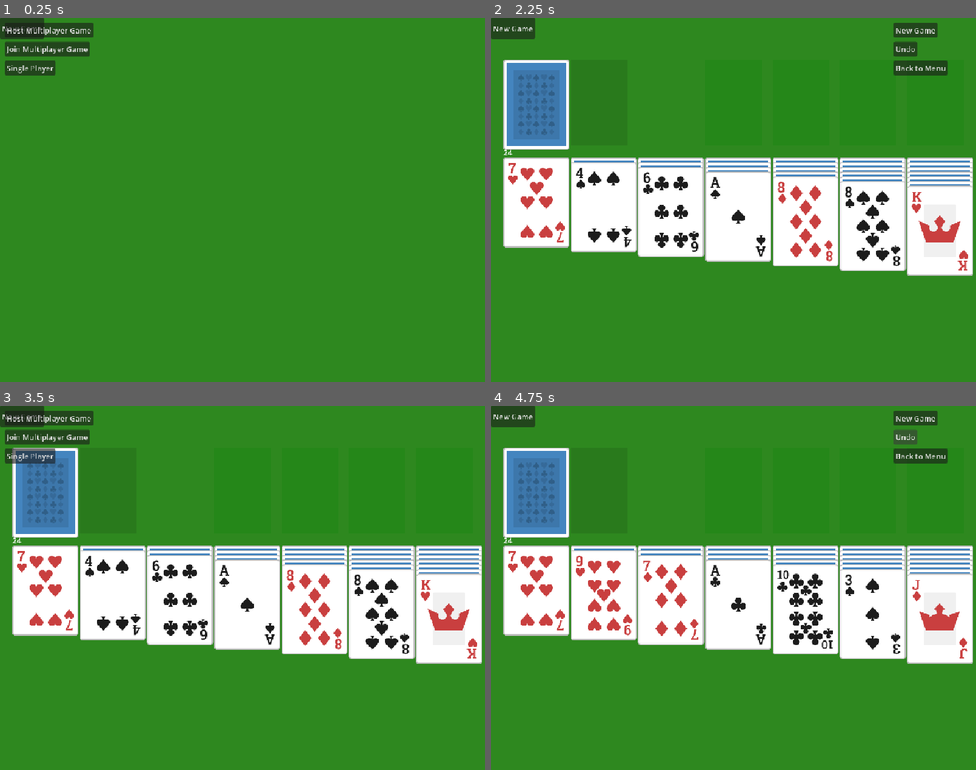
Above: before the commit, frames 1-4 (two rows, left to right).
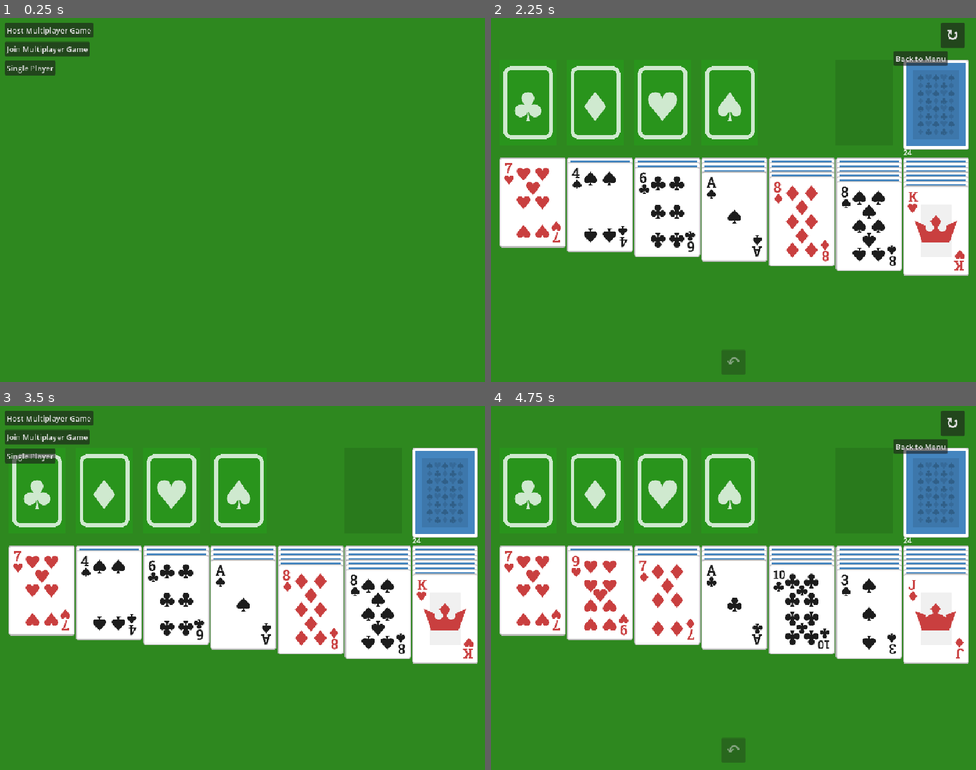
Above: after the commit, the same moments.

Repository: nmaison88/solitaireSlasher
Game: Godot game, scene res://scenes/Main.tscn
The game is run twice, just before and just after one commit, with the same random seed, the same clock (stepped at 60 frames per second) and the same inputs.
Inputs (mouse positions are in pixels of both pictures, inside the frame that each line leads up to):
- Up to frame 1 (0.25 s): no input
- Up to frame 2 (2.25 s): click (515, 28) at 0.5 s, where only the run before the commit has a clickable "New Game"; click (515, 28) at 1.25 s, where only the run before the commit has a clickable "New Game"; click "Single Player" at 2 s
- Up to frame 3 (3.5 s): click "Back to Menu" at 2.75 s
- Up to frame 4 (4.75 s): click "Single Player" at 3.5 s; click (903, 438) at 4.25 s, where only the run before the commit has a clickable "Undo"

The runs differ from the first frame. In frame 1, 0.5% of the frame differs, in the area x 0-10%, y 0-6%; in frame 2, 19%; in frame 3, 18%; in frame 4, 19%, in the area x 0-100%, y 0-98%.

Commit message:
working well with sounds too

Diff:
--- a/solitaireslasher/project.godot
+++ b/solitaireslasher/project.godot
@@ -19,6 +19,7 @@
 
 NetworkManager="*res://scripts/NetworkManager.gd"
 MultiplayerGameManager="*res://scripts/MultiplayerGameManager.gd"
+SoundManager="*res://scripts/SoundManager.gd"
 
 [display]
 
--- a/solitaireslasher/scenes/Main.tscn
+++ b/solitaireslasher/scenes/Main.tscn
@@ -12,17 +12,6 @@
 grow_horizontal = 2
 grow_vertical = 2
 script = ExtResource("1")
-
-[node name="TopBar" type="HBoxContainer" parent="."]
-layout_mode = 1
-anchors_preset = 10
-anchor_right = 1.0
-offset_bottom = 44.0
-grow_horizontal = 2
-
-[node name="NewGameButton" type="Button" parent="TopBar"]
-layout_mode = 2
-text = "New Game"
 
 [node name="StatusLabel" type="Label" parent="."]
 layout_mode = 1
@@ -45,5 +34,3 @@
 
 [node name="Game" type="Node" parent="."]
 script = ExtResource("3")
-
-[connection signal="pressed" from="TopBar/NewGameButton" to="." method="_on_new_game_pressed"]
--- a/solitaireslasher/scripts/Board.gd
+++ b/solitaireslasher/scripts/Board.gd
@@ -4,7 +4,7 @@
 const CARD_SIZE = Vector2(120, 180)  # Increased size for better readability
 const PILE_GAP_X = 22.0
 const TABLEAU_GAP_Y = 28.0
-const WASTE_FAN_X = 18.0
+const WASTE_FAN_X = 35.0  # Increased to show card corners and suit/rank
 
 signal stock_clicked
 
@@ -95,9 +95,10 @@
 	_drop_zones.clear()
 
 	var margin_x = 18.0
+	var margin_right = 80.0  # Extra padding on the right side to accommodate waste card fanning
 	var top_y = 16.0
 	var bottom_margin = 18.0
-	var available_w = maxf(0.0, size.x - margin_x * 2.0)
+	var available_w = maxf(0.0, size.x - margin_x - margin_right)
 	var available_h = maxf(0.0, size.y - top_y - bottom_margin)
 
 	var piles_row_y = top_y
@@ -108,24 +109,30 @@
 	var total_tableau_w = (CARD_SIZE.x * 7.0) + (col_gap * 6.0)
 	var left_x = margin_x + maxf(0.0, (available_w - total_tableau_w) * 0.5)
 
-	var stock_pos = Vector2(left_x, piles_row_y)
-	var waste_pos = Vector2(left_x + CARD_SIZE.x + col_gap, piles_row_y)
-	var foundation_start_x = left_x + (CARD_SIZE.x + col_gap) * 3.0
+	# Foundations on the left (4 piles)
+	var foundation_start_x = left_x
+	# Waste and stock on the right - swapped so waste is single card on left, stock fans on right
+	var waste_pos = Vector2(left_x + (CARD_SIZE.x + col_gap) * 5.0, piles_row_y)
+	var stock_pos = Vector2(left_x + (CARD_SIZE.x + col_gap) * 6.0, piles_row_y)
 
 	# Update stock count label position
 	if is_instance_valid(_stock_count_label):
 		_stock_count_label.position = stock_pos + Vector2(0, CARD_SIZE.y + 4.0)
 		_stock_count_label.text = str(game.stock.size())
 
+	# Draw foundation slots first (left side) - darker for visibility
+	for i in range(4):
+		_draw_foundation_slot(Vector2(foundation_start_x + i * (CARD_SIZE.x + col_gap), piles_row_y), i)
+	# Draw waste and stock slots (right side)
+	_draw_slot(waste_pos)
 	_draw_slot(stock_pos)
-	_draw_slot(waste_pos)
-	for i in range(4):
-		_draw_slot(Vector2(foundation_start_x + i * (CARD_SIZE.x + col_gap), piles_row_y))
-
-	_draw_stock(stock_pos)
-	_draw_waste(waste_pos)
+
+	# Draw foundations (left side)
 	for i in range(4):
 		_draw_foundation(game.foundations[i], Vector2(foundation_start_x + i * (CARD_SIZE.x + col_gap), piles_row_y), i)
+	# Draw waste and stock (right side) - waste first (left), then stock (right)
+	_draw_waste(waste_pos)
+	_draw_stock(stock_pos)
 
 	for col in range(7):
 		var x = left_x + col * (CARD_SIZE.x + col_gap)
@@ -140,6 +147,32 @@
 	bg.position = pos
 	bg.size = CARD_SIZE
 	add_child(bg)
+
+func _draw_foundation_slot(pos: Vector2, suit_index: int) -> void:
+	# Use suite logo placeholder images from card-framework reference
+	# suit_index: 0=Clubs, 1=Diamonds, 2=Hearts, 3=Spades
+	var suit_names = ["club", "diamond", "heart", "spade"]
+	var placeholder_path = "res://addons/card-framework/freecell/assets/images/spots/foundation_%s_spot.png" % suit_names[suit_index]
+
+	# Create a TextureRect to display the placeholder image
+	var placeholder = TextureRect.new()
+	placeholder.position = pos
+	placeholder.custom_minimum_size = CARD_SIZE
+	placeholder.expand_mode = TextureRect.EXPAND_IGNORE_SIZE
+	placeholder.stretch_mode = TextureRect.STRETCH_KEEP_ASPECT_CENTERED
+
+	if ResourceLoader.exists(placeholder_path):
+		placeholder.texture = load(placeholder_path)
+	else:
+		# Fallback to dark background if placeholder not found
+		var bg = ColorRect.new()
+		bg.color = Color(0.0, 0.0, 0.0, 0.25)
+		bg.position = pos
+		bg.size = CARD_SIZE
+		add_child(bg)
+		return
+
+	add_child(placeholder)
 
 func _draw_stock(pos: Vector2) -> void:
 	# Always create a clickable area for the stock pile, even when empty
--- a/solitaireslasher/scripts/Game.gd
+++ b/solitaireslasher/scripts/Game.gd
@@ -70,6 +70,10 @@
 		var c = stock.pop_back()
 		c.face_up = true
 		waste.append(c)
+
+	# Play card draw sound
+	if SoundManager:
+		SoundManager.play_card_draw()
 
 func _recycle_waste_to_stock() -> void:
 	if waste.is_empty():
@@ -174,6 +178,11 @@
 	_moves_count += 1
 	card_moved.emit(from_pile, "foundation", 1)
 	_check_completion()
+
+	# Play card place sound
+	if SoundManager:
+		SoundManager.play_card_place()
+
 	return true
 
 func move_tableau_to_tableau(from_index: int, to_index: int, card_count: int) -> bool:
@@ -206,6 +215,11 @@
 
 	_moves_count += 1
 	card_moved.emit("tableau", "tableau", card_count)
+
+	# Play card place sound
+	if SoundManager:
+		SoundManager.play_card_place()
+
 	return true
 
 func move_waste_to_tableau(tableau_index: int) -> bool:
@@ -222,6 +236,11 @@
 	tableau[tableau_index].append(waste.pop_back())
 	_moves_count += 1
 	card_moved.emit("waste", "tableau", 1)
+
+	# Play card place sound
+	if SoundManager:
+		SoundManager.play_card_place()
+
 	return true
 
 func _check_completion() -> void:
@@ -235,10 +254,16 @@
 	_is_completed = true
 	game_completed.emit()
 
+	# Play win sound
+	if SoundManager:
+		SoundManager.play_win()
+
+	print("Game completed! Moves: ", _moves_count, " Time: ", Time.get_ticks_msec() / 1000.0 - _start_time)
+
 func get_game_time() -> float:
 	if _start_time == 0.0:
 		return 0.0
-	return Time.get_time_dict_from_system().hour * 3600 + Time.get_time_dict_from_system().minute * 60 + Time.get_time_dict_from_system().second - _start_time
+	return Time.get_ticks_msec() / 1000.0 - _start_time
 
 func get_moves_count() -> int:
 	return _moves_count
--- a/solitaireslasher/scripts/Main.gd
+++ b/solitaireslasher/scripts/Main.gd
@@ -8,6 +8,7 @@
 var _lobby_ui: Control
 var _game_ui: Control
 var _multiplayer_lobby: Control
+var _undo_button: Button
 
 func _ready() -> void:
 	_status_label = get_node("StatusLabel") as Label
@@ -80,6 +81,9 @@
 		_hide_menu_buttons()
 		# Show new game button
 		_show_new_game_button()
+		# Connect to game signals to update undo button state
+		if not _game.card_moved.is_connected(_on_card_moved):
+			_game.card_moved.connect(_on_card_moved)
 	else:
 		print("Failed to get local game or game is invalid")
 
@@ -94,27 +98,37 @@
 		if child is Button and (child.name == "new_game" or child.name == "undo_button" or child.name == "menu_button"):
 			child.queue_free()
 
-	# New Game button
+	# New Game button (top right) - icon only
 	var new_game_button = Button.new()
 	new_game_button.name = "new_game"
-	new_game_button.text = "New Game"
-	new_game_button.position = Vector2(850, 10)
+	new_game_button.text = "↻"  # Unicode refresh symbol
+	new_game_button.position = Vector2(950, 10)
+	new_game_button.size = Vector2(50, 50)
+	new_game_button.add_theme_font_size_override("font_size", 32)
+	new_game_button.tooltip_text = "New Game"
 	new_game_button.pressed.connect(_on_new_game_pressed)
 	add_child(new_game_button)
 
-	# Undo button
+	# Undo button (bottom center) - icon only
 	var undo_button = Button.new()
 	undo_button.name = "undo_button"
-	undo_button.text = "Undo"
-	undo_button.position = Vector2(850, 50)
+	undo_button.text = "↶"  # Unicode undo/counterclockwise arrow
+	undo_button.position = Vector2(487, 700)  # Bottom center (1024/2 - 25)
+	undo_button.size = Vector2(50, 50)
+	undo_button.add_theme_font_size_override("font_size", 32)
+	undo_button.tooltip_text = "Undo Last Move"
 	undo_button.pressed.connect(_on_undo_pressed)
 	add_child(undo_button)
 
-	# Back to Menu button
+	# Store reference to undo button for state updates
+	_undo_button = undo_button
+	_update_undo_button_state()
+
+	# Back to Menu button (keep text for now, top right below new game)
 	var menu_button = Button.new()
 	menu_button.name = "menu_button"
 	menu_button.text = "Back to Menu"
-	menu_button.position = Vector2(850, 90)
+	menu_button.position = Vector2(850, 70)
 	menu_button.pressed.connect(_on_back_to_menu_pressed)
 	add_child(menu_button)
 
@@ -143,9 +157,21 @@
 	if _game and is_instance_valid(_game):
 		if _game.undo():
 			_board.render()
+			_update_undo_button_state()
 			print("Undo successful")
 		else:
 			print("Cannot undo - no moves to undo or already undone")
+
+func _update_undo_button_state() -> void:
+	if _undo_button and is_instance_valid(_undo_button):
+		if _game and is_instance_valid(_game):
+			_undo_button.disabled = not _game.can_undo()
+		else:
+			_undo_button.disabled = true
+
+func _on_card_moved(_from_pile: String, _to_pile: String, _card_count: int) -> void:
+	# Update undo button state after any card move
+	_update_undo_button_state()
 
 func _on_back_to_menu_pressed() -> void:
 	# Show menu buttons again
--- /dev/null
+++ b/solitaireslasher/scripts/SoundManager.gd
@@ -0,0 +1,84 @@
+extends Node
+
+# AudioStreamPlayer nodes for different sounds
+var card_place_player: AudioStreamPlayer
+var card_draw_player: AudioStreamPlayer
+var win_player: AudioStreamPlayer
+
+func _ready() -> void:
+	_setup_audio_players()
+	_load_sound_files()
+
+func _setup_audio_players() -> void:
+	# Card place sound
+	card_place_player = AudioStreamPlayer.new()
+	card_place_player.name = "CardPlacePlayer"
+	add_child(card_place_player)
+
+	# Card draw sound
+	card_draw_player = AudioStreamPlayer.new()
+	card_draw_player.name = "CardDrawPlayer"
+	add_child(card_draw_player)
+
+	# Win sound
+	win_player = AudioStreamPlayer.new()
+	win_player.name = "WinPlayer"
+	add_child(win_player)
+
+func _load_sound_files() -> void:
+	# Try to load sound files from the sounds directory
+	var sound_paths = {
+		"card_place": ["res://sounds/card_place.wav", "res://sounds/card_place.ogg"],
+		"card_draw": ["res://sounds/card_draw.wav", "res://sounds/card_draw.ogg"],
+		"win": ["res://sounds/win.wav", "res://sounds/win.ogg"]
+	}
+
+	# Load card place sound
+	for path in sound_paths["card_place"]:
+		if ResourceLoader.exists(path):
+			card_place_player.stream = load(path)
+			print("Loaded card place sound: ", path)
+			break
+
+	# Load card draw sound
+	for path in sound_paths["card_draw"]:
+		if ResourceLoader.exists(path):
+			card_draw_player.stream = load(path)
+			print("Loaded card draw sound: ", path)
+			break
+
+	# Load win sound
+	for path in sound_paths["win"]:
+		if ResourceLoader.exists(path):
+			win_player.stream = load(path)
+			print("Loaded win sound: ", path)
+			break
+
+func play_card_place() -> void:
+	if card_place_player and card_place_player.stream:
+		card_place_player.play()
+
+func play_card_draw() -> void:
+	if card_draw_player and card_draw_player.stream:
+		card_draw_player.play()
+
+func play_win() -> void:
+	if win_player and win_player.stream:
+		win_player.play()
+
+# Helper function to load sounds from files
+func load_sounds(card_place_path: String, card_draw_path: String, win_path: String) -> void:
+	if ResourceLoader.exists(card_place_path):
+		card_place_player.stream = load(card_place_path)
+
+	if ResourceLoader.exists(card_draw_path):
+		card_draw_player.stream = load(card_draw_path)
+
+	if ResourceLoader.exists(win_path):
+		win_player.stream = load(win_path)
+
+# Generate simple procedural sounds if no files are available
+func generate_simple_sounds() -> void:
+	# For now, we'll create placeholder AudioStreamGenerators
+	# In a real implementation, you'd use actual sound files
+	pass
Binary file added: solitaireslasher/addons/card-framework/freecell/assets/images/spots/foundation_club_spot.png
Not shown, added: solitaireslasher/addons/card-framework/freecell/assets/images/spots/foundation_club_spot.png.import
Binary file added: solitaireslasher/addons/card-framework/freecell/assets/images/spots/foundation_diamond_spot.png
Not shown, added: solitaireslasher/addons/card-framework/freecell/assets/images/spots/foundation_diamond_spot.png.import
Binary file added: solitaireslasher/addons/card-framework/freecell/assets/images/spots/foundation_heart_spot.png
Not shown, added: solitaireslasher/addons/card-framework/freecell/assets/images/spots/foundation_heart_spot.png.import
Binary file added: solitaireslasher/addons/card-framework/freecell/assets/images/spots/foundation_spade_spot.png
Not shown, added: solitaireslasher/addons/card-framework/freecell/assets/images/spots/foundation_spade_spot.png.import
Not shown, added: solitaireslasher/scripts/MultiplayerLobby.gd.uid
Not shown, added: solitaireslasher/scripts/SoundManager.gd.uid
Not shown, added: solitaireslasher/sounds/card_draw.wav.import
Not shown, added: solitaireslasher/sounds/card_place.wav.import
(and 7 more such lines)
